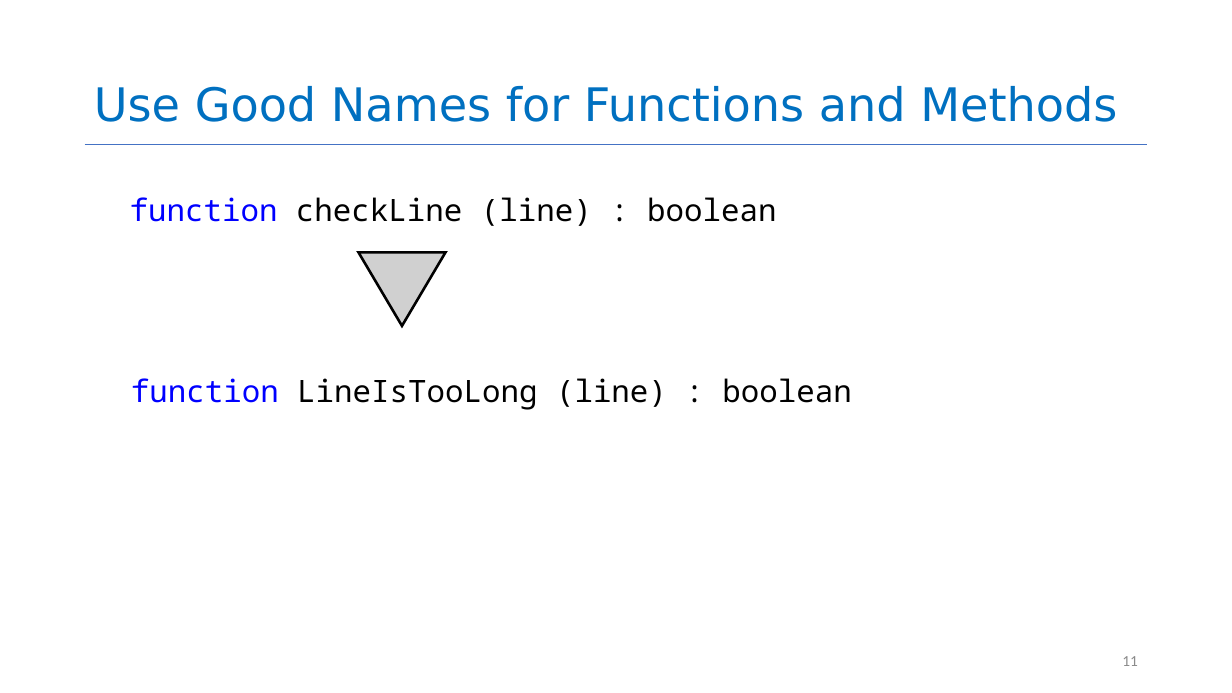
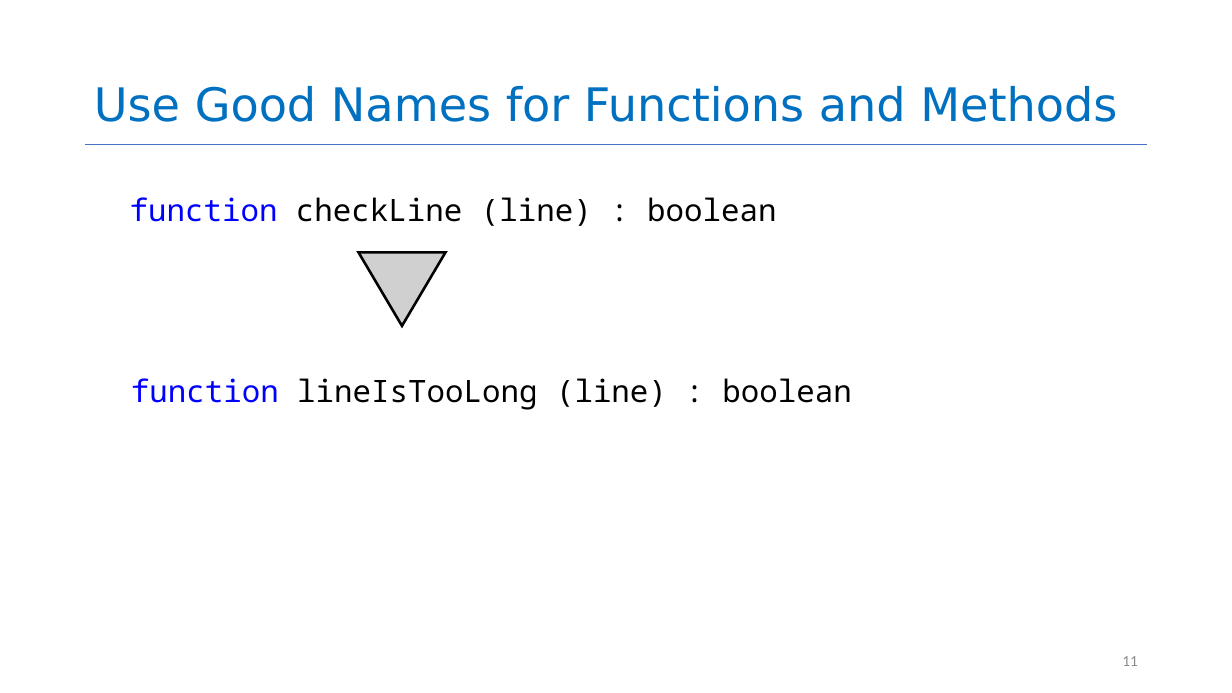
Before and after one commit to neu-se/CS4530-Spring-2023, a slide deck: slide 11 of Slides/Module 03 Code-Level Design Principles.pptx. Drawn at 1232x693 pixels with LibreOffice and Linux fonts; fonts in the diff are those of the drawing; grey boxes stand for pictures. Boxes give left, top, right and bottom in pixels: in the first picture for what was removed or moved away, otherwise in the second. Text is boxed around its words. In the diff, an @@ line names an element or a change of style, - is before the commit and + after.

Commit message:
fixed misc typos in M03 slides

```diff
--- a/Slides/Module 03 Code-Level Design Principles.pptx
+++ b/Slides/Module 03 Code-Level Design Principles.pptx
@@ text at (131, 378, 851, 410): text changed @@
-function LineIsTooLong (line) : boolean
+function lineIsTooLong (line) : boolean
```
Also in this commit, not shown: 7 other slides changed, 1 other file.
